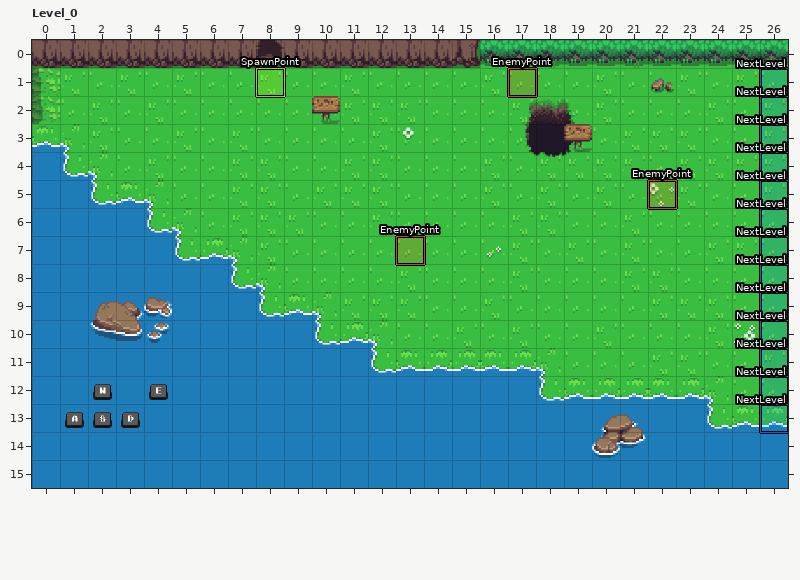
One commit to this LDtk project: data/levels/LALevels.ldtk. Above is the file before it was changed.
Cells are 48x48 px. Shown: Level_0 x 0..26, y 0..15.
Now the later version:
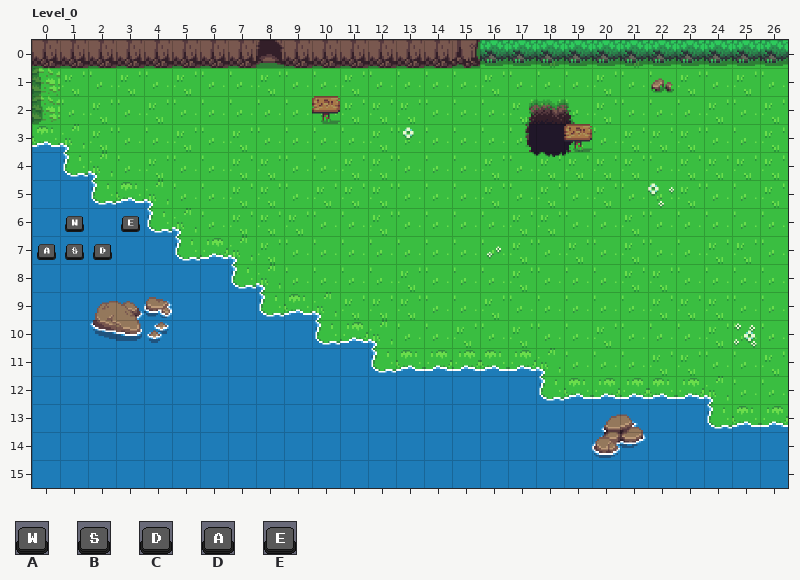
Key: from "Keys": A 0, B 1, C 2, D 3, E 4.
_ is an empty cell.
Objects are placed by their top-left corner, in cells (3,4 is the top-left corner of cell 3,4); size is 1x1 cell unless given.
The edit:
{"where": "layer \"Tiles4\""}
{"y":6,"x":1,"old":"_","new":"A"}
{"y":6,"x":3,"old":"_","new":"E"}
{"y":7,"x":0,"old":"___","new":"DBC"}
{"y":12,"x":2,"old":"A","new":"_"}
{"y":12,"x":4,"old":"E","new":"_"}
{"y":13,"x":1,"old":"DBC","new":"___"}
{"where": "layer \"Entities\" (now hidden)"}
{"was": "\"NextLevel\" rectangle at 26,1"}
{"was": "\"NextLevel\" rectangle at 26,2"}
{"was": "\"NextLevel\" rectangle at 26,3"}
{"was": "\"NextLevel\" rectangle at 26,4"}
{"was": "\"NextLevel\" rectangle at 26,5"}
{"was": "\"NextLevel\" rectangle at 26,6"}
{"was": "\"NextLevel\" rectangle at 26,7"}
{"was": "\"NextLevel\" rectangle at 26,8"}
{"was": "\"NextLevel\" rectangle at 26,9"}
{"was": "\"NextLevel\" rectangle at 26,10"}
{"was": "\"NextLevel\" rectangle at 26,11"}
{"was": "\"NextLevel\" rectangle at 26,12"}
{"was": "\"SpawnPoint\" rectangle at 8,1"}
{"was": "\"NextLevel\" rectangle at 26,13"}
{"was": "\"EnemyPoint\" rectangle at 13,7"}
{"was": "\"EnemyPoint\" rectangle at 22,5"}
{"was": "\"EnemyPoint\" rectangle at 17,1"}
